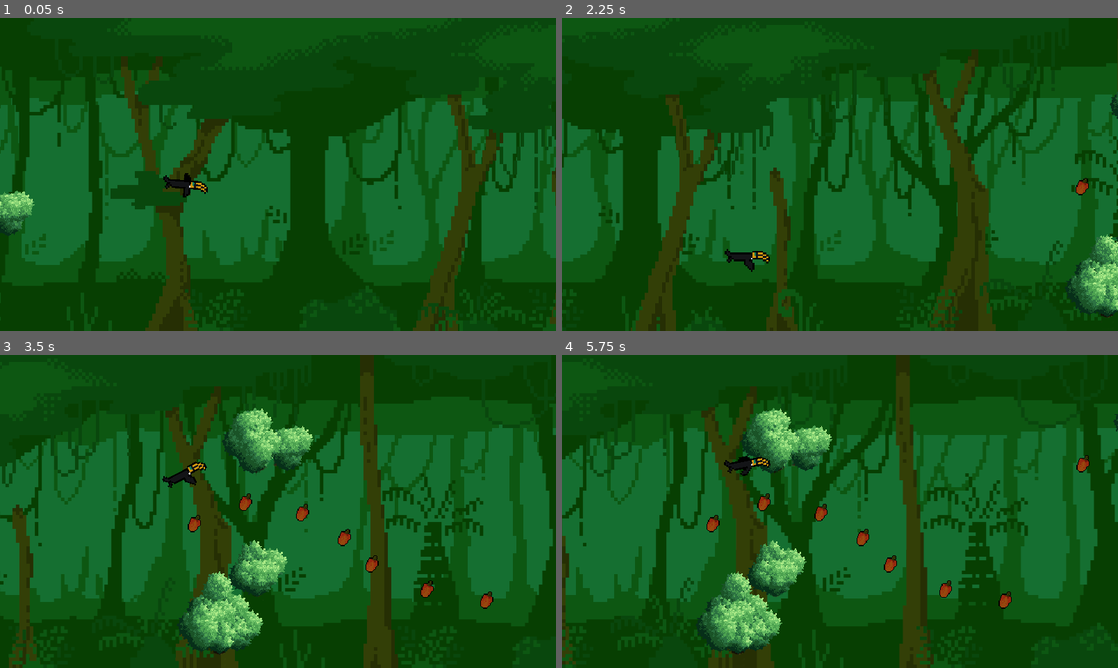
Above: before the commit, frames 1-4 (two rows, left to right).
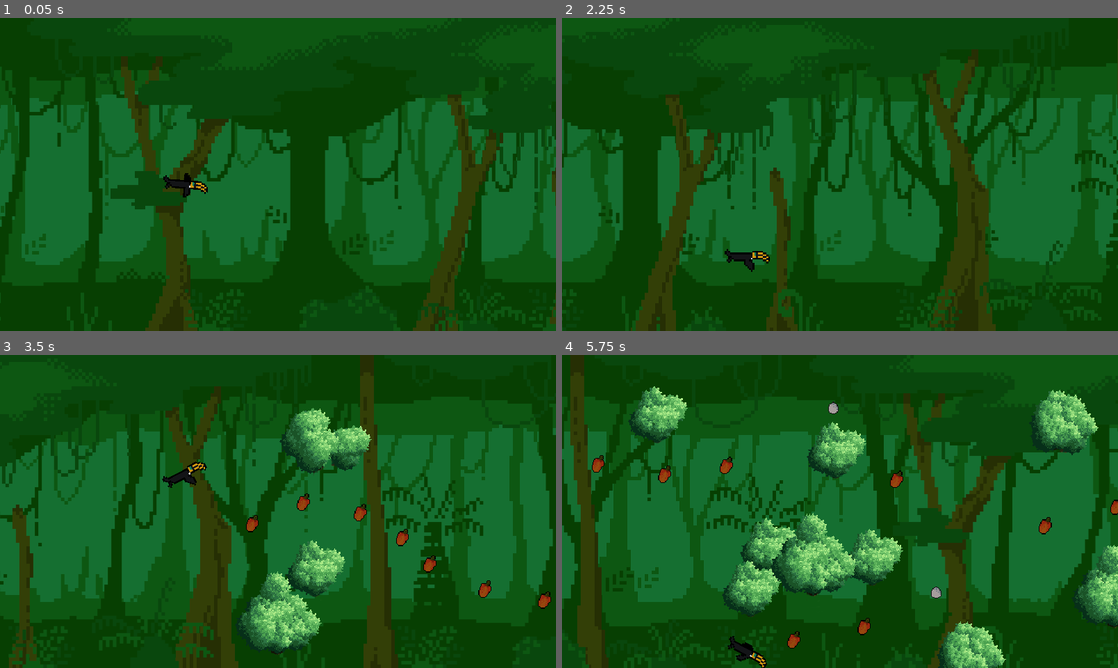
Above: after the commit, the same moments.

Repository: FaunaPolaris/birdGameJam
Game: Godot game, scene res://scenes/world.tscn
The game is run twice, just before and just after one commit, with the same random seed, the same clock (stepped at 60 frames per second) and the same inputs.
Inputs:
- Up to frame 1 (0.05 s): no input
- Up to frame 2 (2.25 s): hold Up (ui_up) 0.53-1.28 s; hold Down (ui_down) 1.28-2.03 s; hold Up (ui_up) from 2.03 s (still down)
- Up to frame 3 (3.5 s): keep holding Up (ui_up)
- Up to frame 4 (5.75 s): release Up (ui_up) at 3.53 s; hold Down (ui_down) from 3.53 s (still down)

The runs differ from the first frame. In frame 1, 0.6% of the frame differs, in the area x 0-7%, y 55-70%; in frame 2, 1.5%; in frame 3, 11%; in frame 4, 44%, in the area x 0-100%, y 0-100%.

Commit message:
collision fix_1

Diff:
--- a/scenes/player.tscn
+++ b/scenes/player.tscn
@@ -125,8 +125,8 @@
 [node name="AnimatedSprite2D" type="AnimatedSprite2D" parent="."]
 texture_filter = 1
 sprite_frames = SubResource("SpriteFrames_doni3")
-animation = &"tree_collision_2"
-frame_progress = 0.314692
+animation = &"diving"
+frame_progress = 0.482032
 
 [node name="CollisionShape2D2" type="CollisionShape2D" parent="."]
 position = Vector2(6, -0.5)
--- a/scenes/trees/tree.tscn
+++ b/scenes/trees/tree.tscn
@@ -23,6 +23,7 @@
 script = ExtResource("1_k2kvg")
 
 [node name="Area2D" type="Area2D" parent="."]
+script = ExtResource("1_k2kvg")
 
 [node name="Sprite2D" type="Sprite2D" parent="Area2D"]
 z_index = -1
--- a/scenes/trees/tree_1.tscn
+++ /dev/null
@@ -1,44 +0,0 @@
-[gd_scene load_steps=6 format=3 uid="uid://w3v01qyx8bvm"]
-
-[ext_resource type="Texture2D" uid="uid://dq5g8nfxbpjjq" path="res://assets/trees/tree_pattern_1.png" id="2_u5c6q"]
-
-[sub_resource type="CapsuleShape2D" id="CapsuleShape2D_k2v5h"]
-radius = 56.0
-height = 208.0
-
-[sub_resource type="CapsuleShape2D" id="CapsuleShape2D_y65i7"]
-radius = 56.0
-height = 178.866
-
-[sub_resource type="CapsuleShape2D" id="CapsuleShape2D_x3pmx"]
-radius = 48.4666
-height = 178.866
-
-[sub_resource type="CapsuleShape2D" id="CapsuleShape2D_blr25"]
-radius = 48.4666
-height = 144.0
-
-[node name="Node2D"]
-
-[node name="Sprite2D" parent="Area" index="0"]
-position = Vector2(0, 664)
-scale = Vector2(3, 3)
-texture = ExtResource("2_u5c6q")
-
-[node name="CollisionShape2D" parent="Area" index="1"]
-position = Vector2(-40, 648)
-shape = SubResource("CapsuleShape2D_k2v5h")
-
-[node name="CollisionShape2D2" type="CollisionShape2D" parent="Area" index="2"]
-position = Vector2(-72, 624)
-rotation = 0.47822
-shape = SubResource("CapsuleShape2D_y65i7")
-
-[node name="CollisionShape2D3" type="CollisionShape2D" parent="Area" index="3"]
-position = Vector2(72, 656)
-rotation = 1.31598
-shape = SubResource("CapsuleShape2D_x3pmx")
-
-[node name="CollisionShape2D4" type="CollisionShape2D" parent="Area" index="4"]
-position = Vector2(72, 680)
-shape = SubResource("CapsuleShape2D_blr25")
--- a/scenes/world.tscn
+++ b/scenes/world.tscn
@@ -1,9 +1,8 @@
-[gd_scene load_steps=5 format=3 uid="uid://cayquqslgrhn1"]
+[gd_scene load_steps=4 format=3 uid="uid://cayquqslgrhn1"]
 
 [ext_resource type="Script" path="res://scripts/world.gd" id="1_78c34"]
 [ext_resource type="PackedScene" uid="uid://b1lhjk031rhsr" path="res://scenes/player.tscn" id="2_6yh38"]
 [ext_resource type="PackedScene" uid="uid://uywg3xek8ju3" path="res://scenes/background.tscn" id="3_smyhh"]
-[ext_resource type="PackedScene" uid="uid://bck862wdxfgtt" path="res://scenes/trees/tree.tscn" id="4_o36hd"]
 
 [node name="World" type="Node2D"]
 script = ExtResource("1_78c34")
@@ -14,5 +13,3 @@
 scale = Vector2(6, 6)
 
 [node name="Camera2D" type="Camera2D" parent="."]
-
-[node name="Node2D" parent="." instance=ExtResource("4_o36hd")]
--- a/scripts/world.gd
+++ b/scripts/world.gd
@@ -62,7 +62,7 @@
 		var scene
 		scene = scene_type.instantiate()
 		var scene_width = 3840
-		var scene_x : int = 3840 + distance + 300
+		var scene_x : int = 3840 + distance + 500
 		last_scene = scene
 		scene.position = Vector2i(scene_x, 128)
 		add_child(scene)
